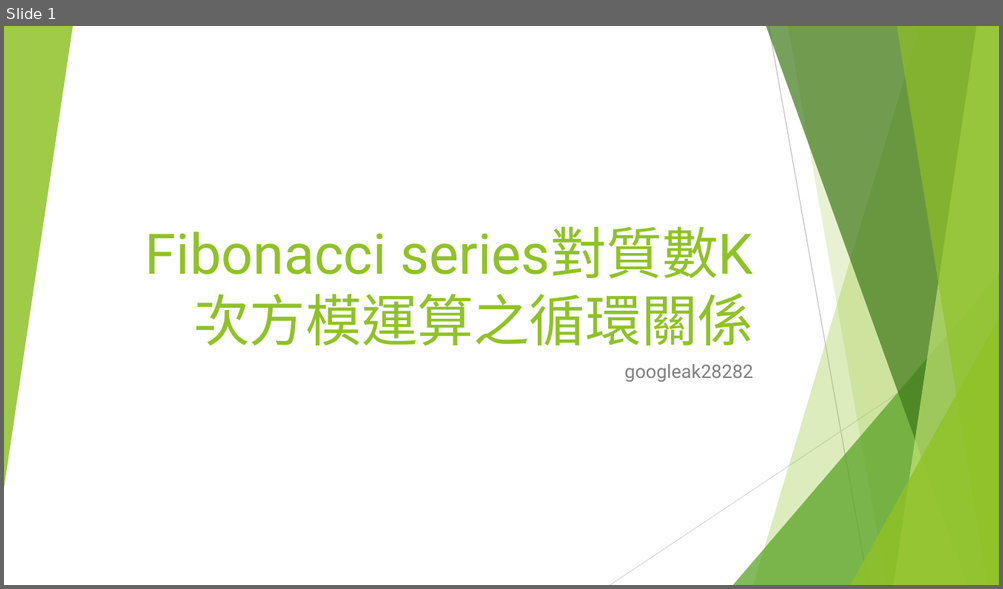
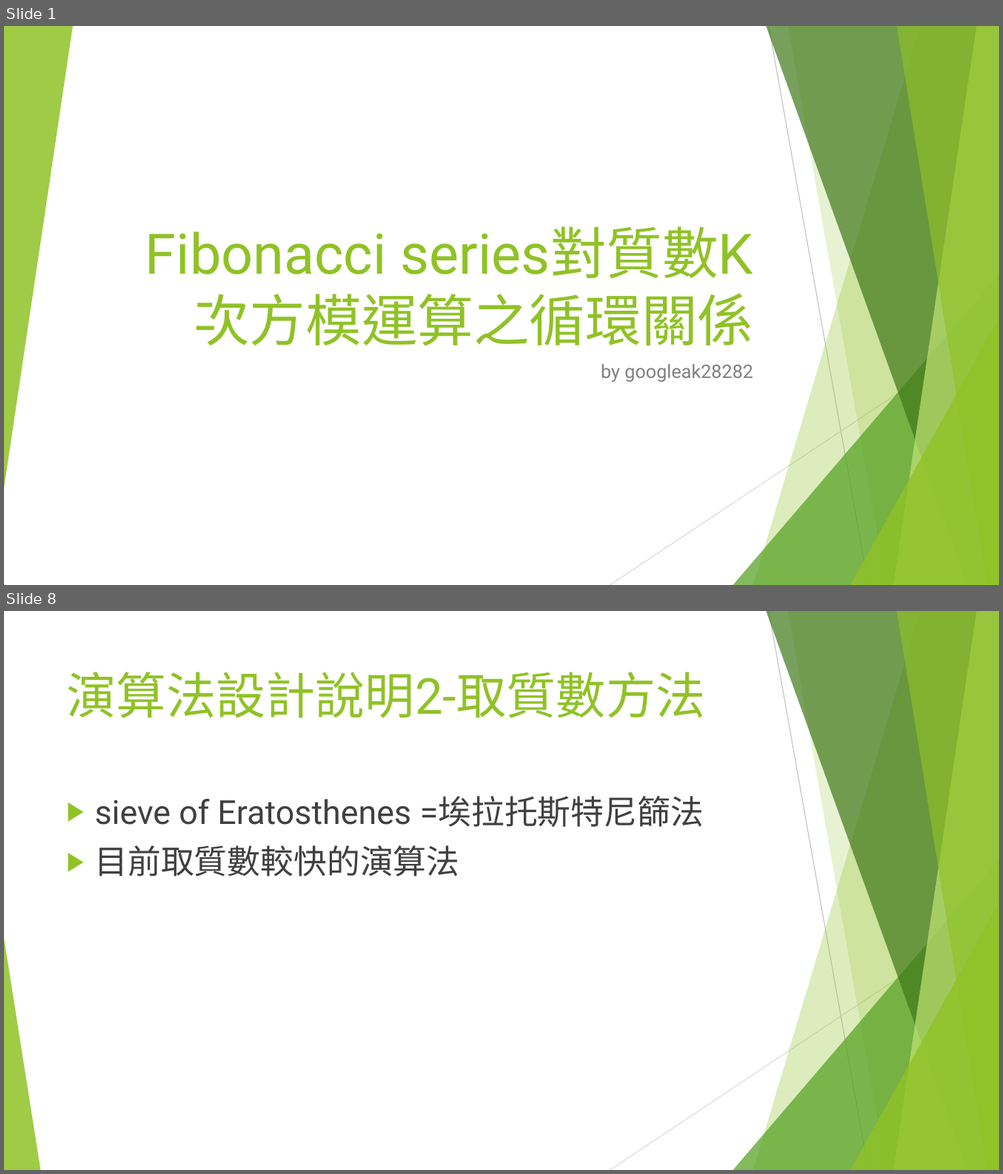
Before and after one commit to googleak28282/-, a slide deck: 二維線段樹.pptx. Shown one above the other, each under a label of ours: slide 1 before the commit, slides 1 and 8 after it; the slides between them are not shown. The pictures are 1003x589 and 1003x1174 pixels, drawn with LibreOffice and Linux fonts; fonts in the diff are those of the drawing. Boxes give left, top, right and bottom in pixels: in the first picture for what was removed or moved away, otherwise in the second. Text is boxed around its words. In the diff, an @@ line names an element or a change of style, - is before the commit and + after.

```diff
--- a/二維線段樹.pptx
+++ b/二維線段樹.pptx
@@ slide 8 added at [4, 611, 999, 1170], background #FFFFFF; not listed: 9 template elements that a slide beside it also shows @@
@@ title added at [67, 672, 706, 718], 48 pt, text #90C226 @@
+演算法設計說明2-取質數方法
@@ text added at [95, 796, 703, 877], 32 pt, text #404040 @@
+▶ sieve of Eratosthenes =埃拉托斯特尼篩法
+▶ 目前取質數較快的演算法
@@ triangle added at [4, 939, 40, 1170], fill #90C226 at 85% opacity @@
@@ slide 1 changed as well @@
@@ subtitle at [600, 364, 753, 383]: text changed @@
-googleak28282
+by googleak28282
```
Also in this commit, not shown: 13 other slides added, 5 other files.
